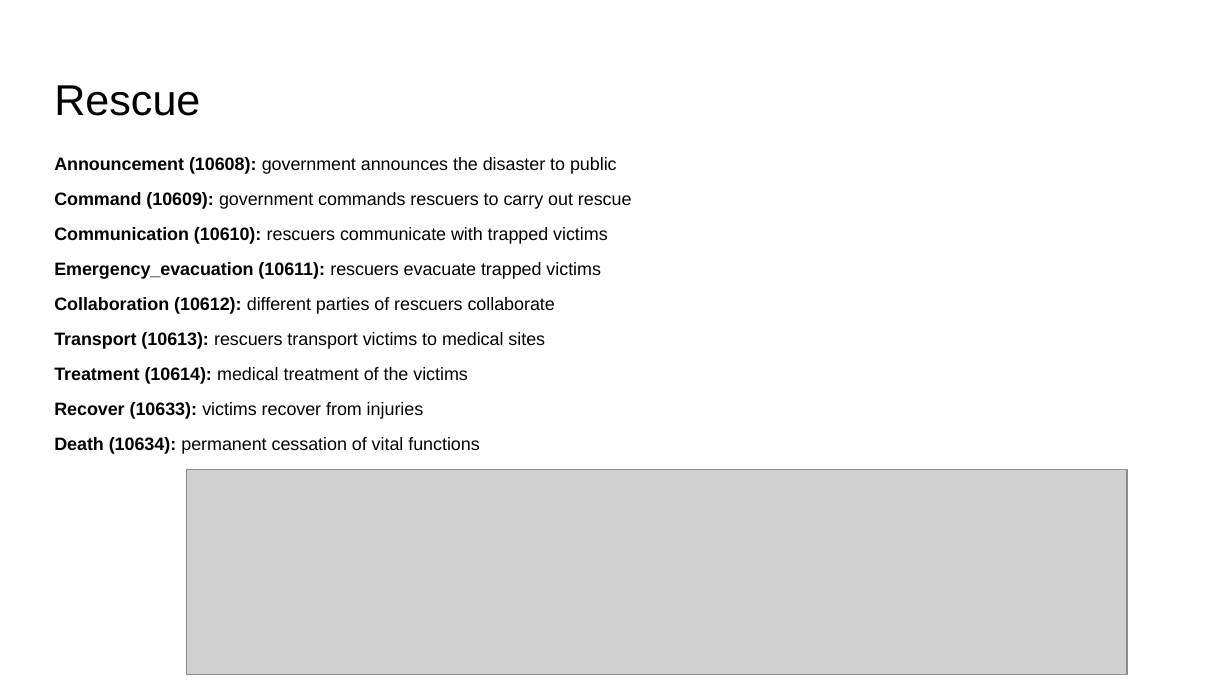
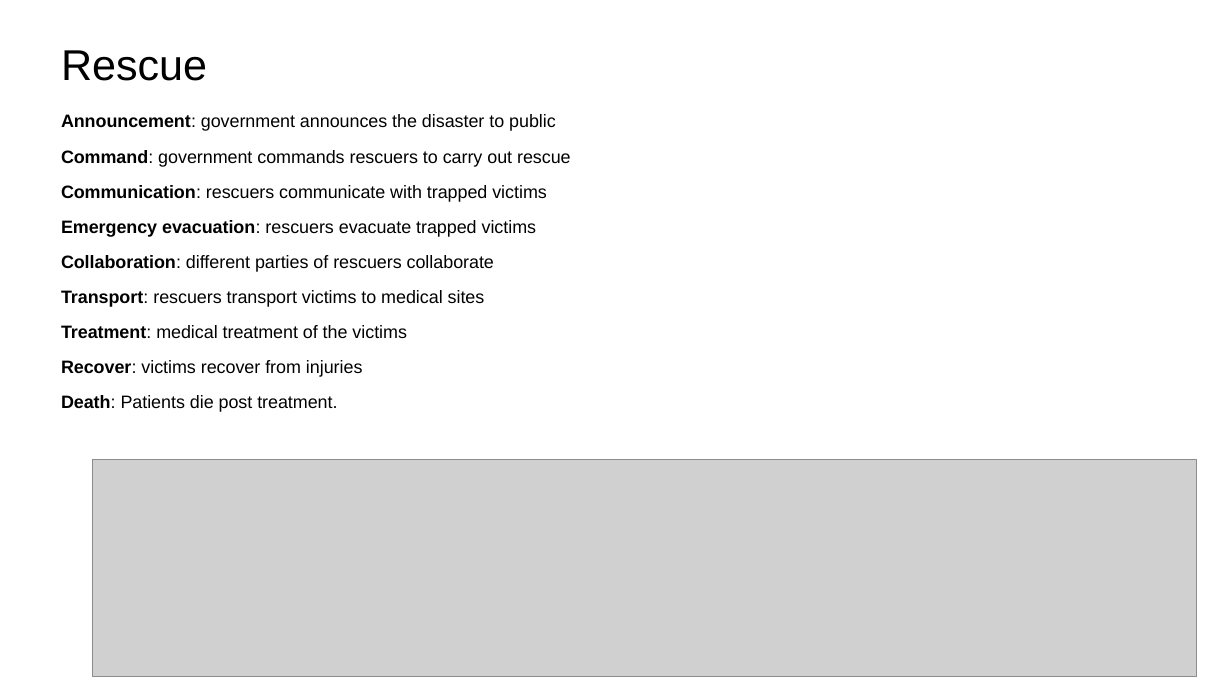
Before and after one commit to RESIN-KAIROS/schemalib, a slide deck: slide 5 of hrf/disaster_and_rescue.pptx. Drawn at 1232x693 pixels with LibreOffice and Linux fonts; fonts in the diff are those of the drawing; grey boxes stand for pictures. Boxes give left, top, right and bottom in pixels: in the first picture for what was removed or moved away, otherwise in the second. Text is boxed around its words. In the diff, an @@ line names an element or a change of style, - is before the commit and + after.

Commit message:
Update disaster and rescue slides

```diff
--- a/hrf/disaster_and_rescue.pptx
+++ b/hrf/disaster_and_rescue.pptx
@@ title "Rescue" moved from (x1=54, y1=85, x2=200, y2=116) to (x1=61, y1=50, x2=207, y2=81) @@
@@ text at (x1=61, y1=114, x2=571, y2=412): text changed @@
-Announcement (10608): government announces the disaster to public
-Command (10609): government commands rescuers to carry out rescue
-Communication (10610): rescuers communicate with trapped victims
-Emergency_evacuation (10611): rescuers evacuate trapped victims
-Collaboration (10612): different parties of rescuers collaborate
-Transport (10613): rescuers transport victims to medical sites
-Treatment (10614): medical treatment of the victims
-Recover (10633): victims recover from injuries
-Death (10634): permanent cessation of vital functions
+Announcement: government announces the disaster to public
+Command: government commands rescuers to carry out rescue
+Communication: rescuers communicate with trapped victims
+Emergency evacuation: rescuers evacuate trapped victims
+Collaboration: different parties of rescuers collaborate
+Transport: rescuers transport victims to medical sites
+Treatment: medical treatment of the victims
+Recover: victims recover from injuries
+Death: Patients die post treatment.
@@ picture resized from (x1=187, y1=469, x2=1127, y2=675) to (x1=92, y1=460, x2=1196, y2=676) @@
```
Also in this commit, not shown: 5 other slides changed.
